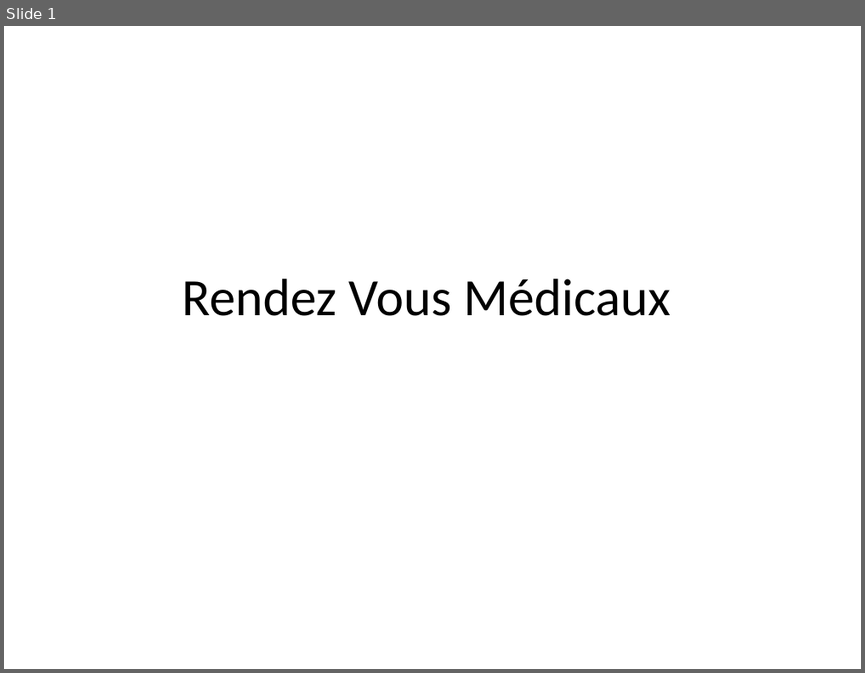
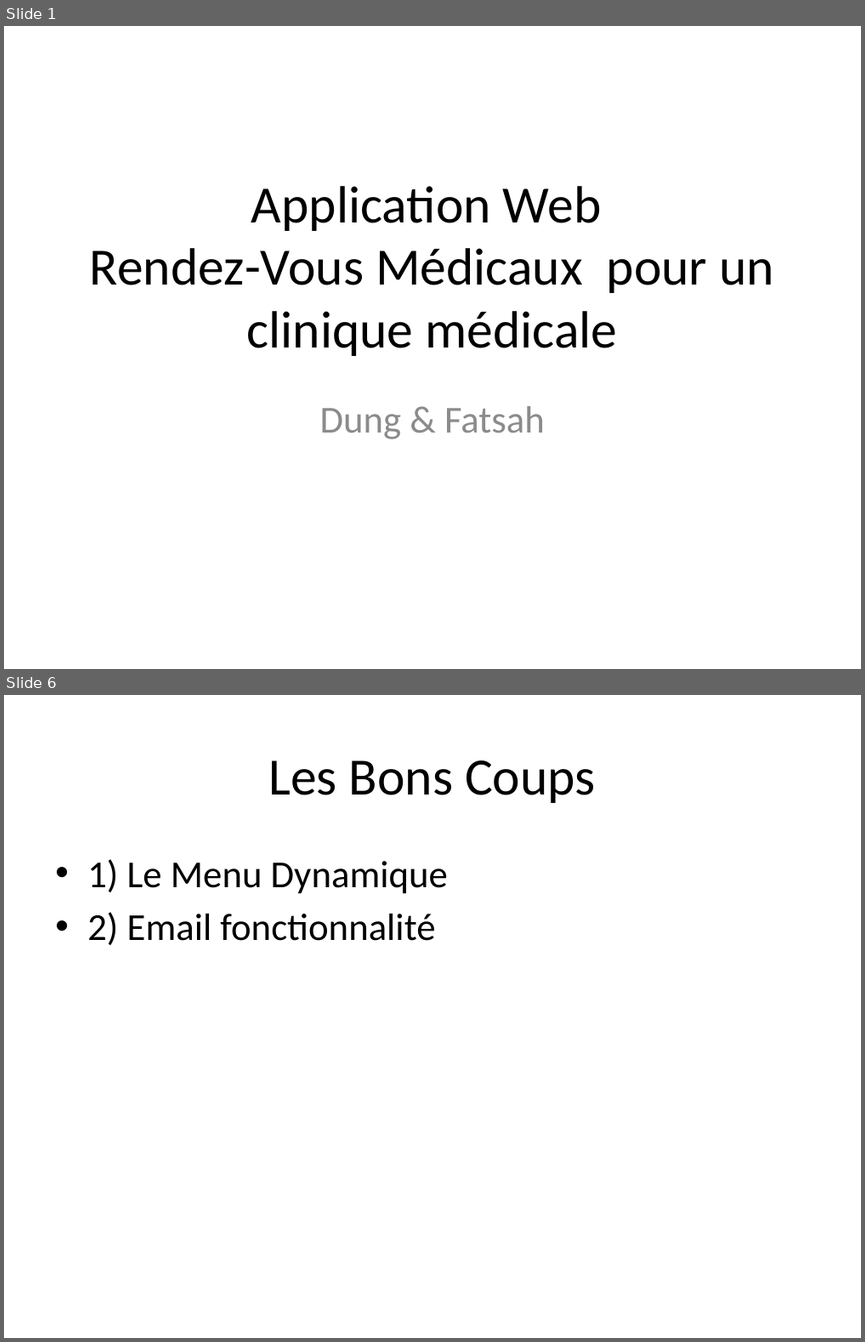
Before and after one commit to onlyad9/CBdeB_S5_PRJ_Demo, a slide deck: RendezVousMédicaux.pptx. Shown one above the other, each under a label of ours: slide 1 before the commit, slides 1 and 6 after it; the slides between them are not shown. The pictures are 865x673 and 865x1342 pixels, drawn with LibreOffice and Linux fonts; fonts in the diff are those of the drawing. Boxes give left, top, right and bottom in pixels: in the first picture for what was removed or moved away, otherwise in the second. Text is boxed around its words. In the diff, an @@ line names an element or a change of style, - is before the commit and + after.

```diff
--- a/RendezVousMédicaux.pptx
+++ b/RendezVousMédicaux.pptx
@@ slide 6 added at [4, 695, 861, 1338], background #FFFFFF @@
@@ title added at [268, 760, 596, 803], 44 pt, text #000000 @@
+Les Bons Coups
@@ text added at [87, 859, 448, 945], 32 pt, text #000000 @@
+• 1) Le Menu Dynamique
+• 2) Email fonctionnalité
@@ slide 1 changed as well @@
@@ title at [90, 186, 774, 356]: text changed @@
-Rendez Vous Médicaux
+Application Web
+Rendez-Vous Médicaux pour un clinique médicale
@@ subtitle added at [320, 406, 545, 439], 32 pt, text #8C8C8C @@
+Dung & Fatsah
```
Also in this commit, not shown: 9 other slides added, 4 other files.
